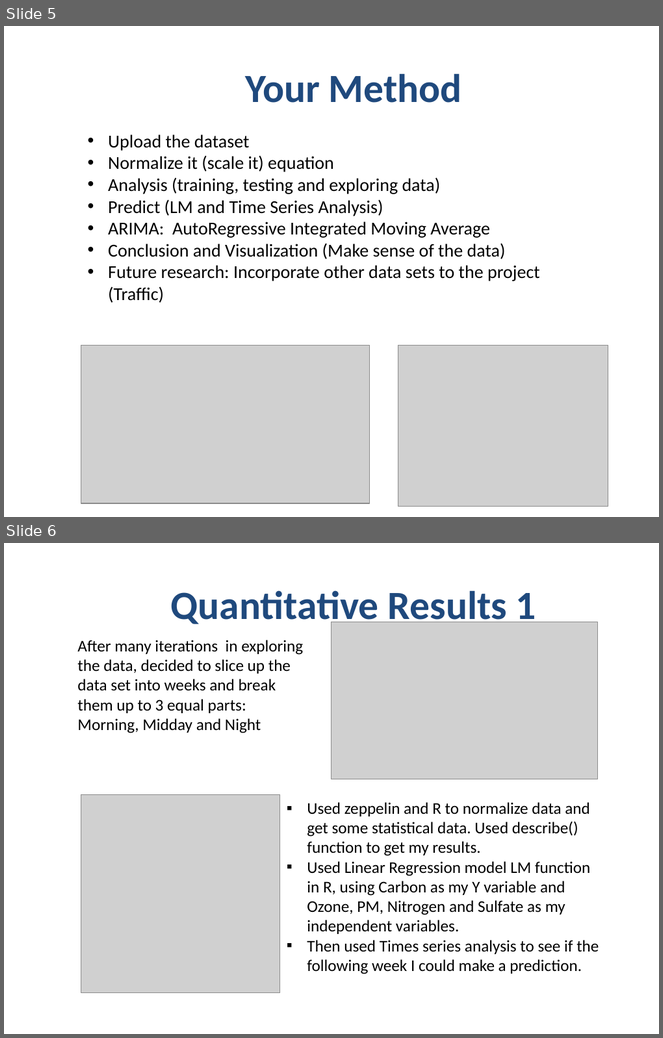
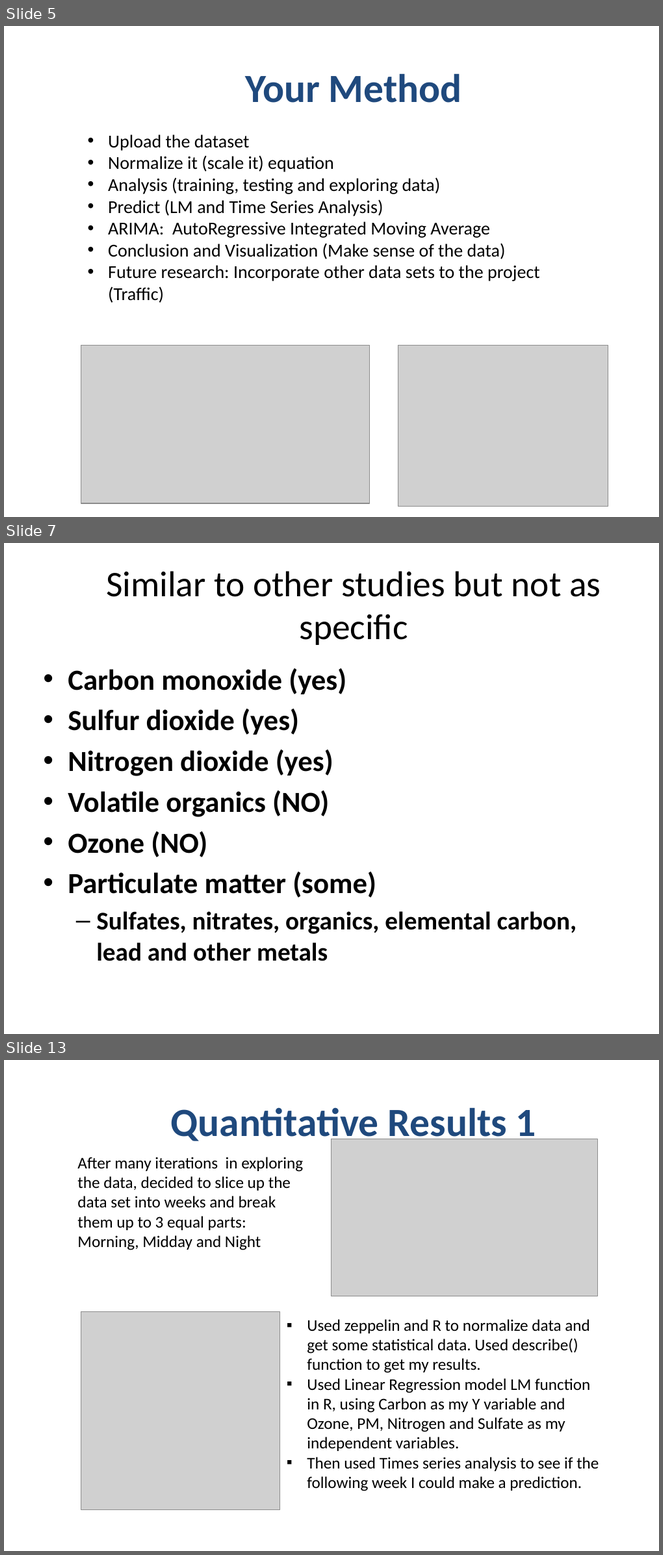
Before and after one commit to gleigh17/DS17, a slide deck: Geoffrey Leigh_CapstonePresentation.pptx. Shown one above the other, each under a label of ours: slides 5 and 6 before the commit, slides 5, 7 and 13 after it; the slides between them are not shown. The pictures are 663x1038 and 663x1555 pixels, drawn with LibreOffice and Linux fonts; fonts in the diff are those of the drawing; grey boxes stand for pictures; background and template pictures are left out. Boxes give left, top, right and bottom in pixels: in the first picture for what was removed or moved away, otherwise in the second. Text is boxed around its words. In the diff, an @@ line names an element or a change of style, - is before the commit and + after.

```diff
--- a/Geoffrey Leigh_CapstonePresentation.pptx
+++ b/Geoffrey Leigh_CapstonePresentation.pptx
@@ slide 7 added at (4, 543, 659, 1034), background #FFFFFF @@
@@ title added at (106, 571, 601, 645), 39.6 pt, text #000000 @@
+Similar to other studies but not as specific
@@ text added at (68, 668, 577, 962), 32 pt, text #000000, bold @@
+• Carbon monoxide (yes)
+• Sulfur dioxide (yes)
+• Nitrogen dioxide (yes)
+• Volatile organics (NO)
+• Ozone (NO)
+• Particulate matter (some)
+  – Sulfates, nitrates, organics, elemental carbon, lead and other metals
@@ what was slide 6 is now slide 13 @@
```
Also in this commit, not shown: 9 other slides added.
